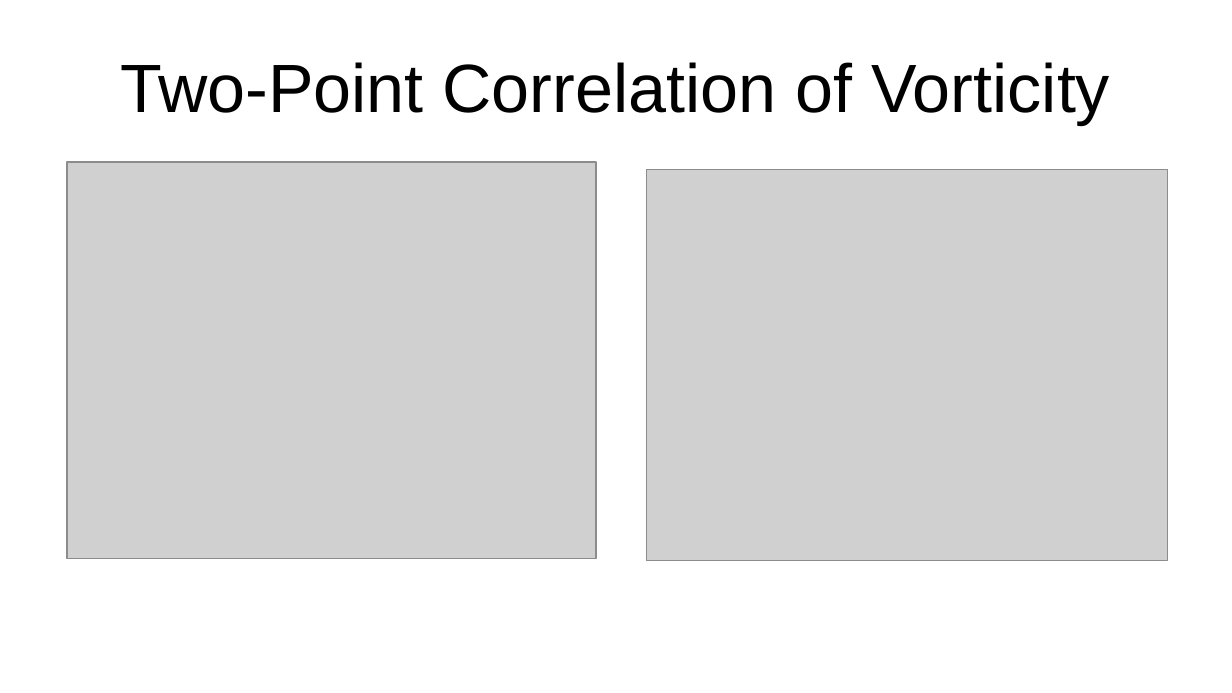
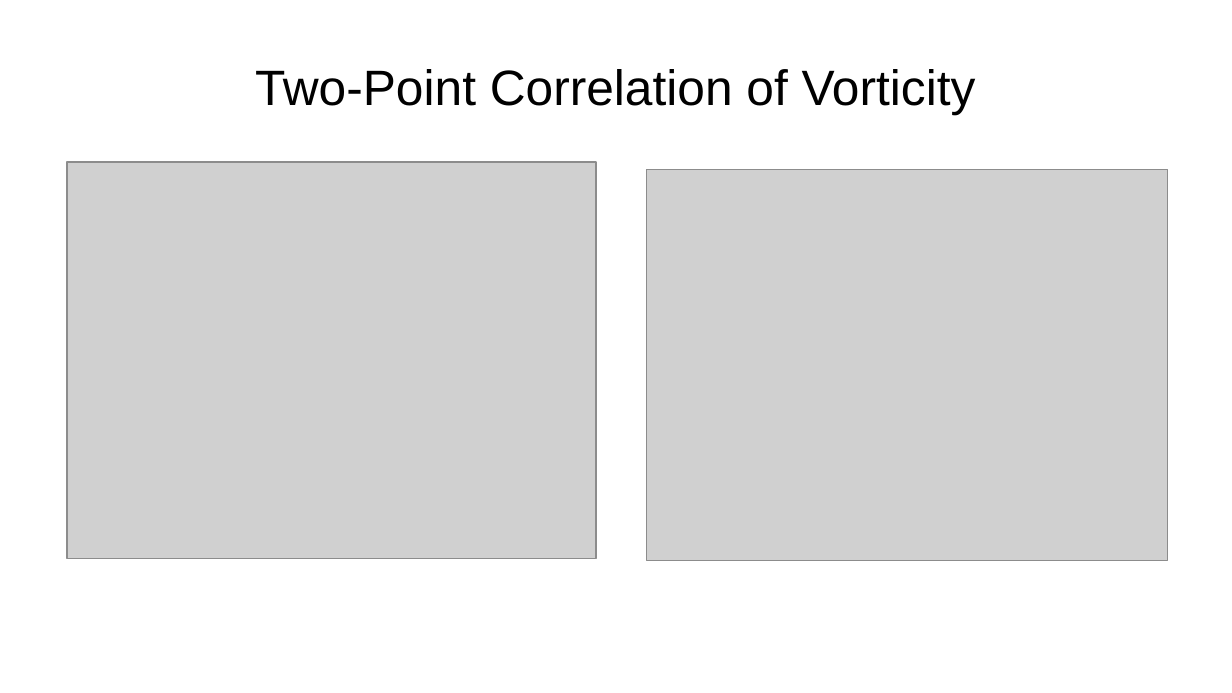
Before and after one commit to baristuran/baris-personal, a slide deck: slide 5 of sparse.odp. Drawn at 1232x693 pixels with LibreOffice and Linux fonts; fonts in the diff are those of the drawing; grey boxes stand for pictures. Boxes give left, top, right and bottom in pixels: in the first picture for what was removed or moved away, otherwise in the second. Text is boxed around its words. In the diff, an @@ line names an element or a change of style, - is before the commit and + after.

```diff
--- a/sparse.odp
+++ b/sparse.odp
@@ title "Two-Point Correlation of Vorticity" at (x1=255, y1=69, x2=976, y2=114): size 44 to 32 pt @@
```
Also in this commit, not shown: 7 other slides changed.
